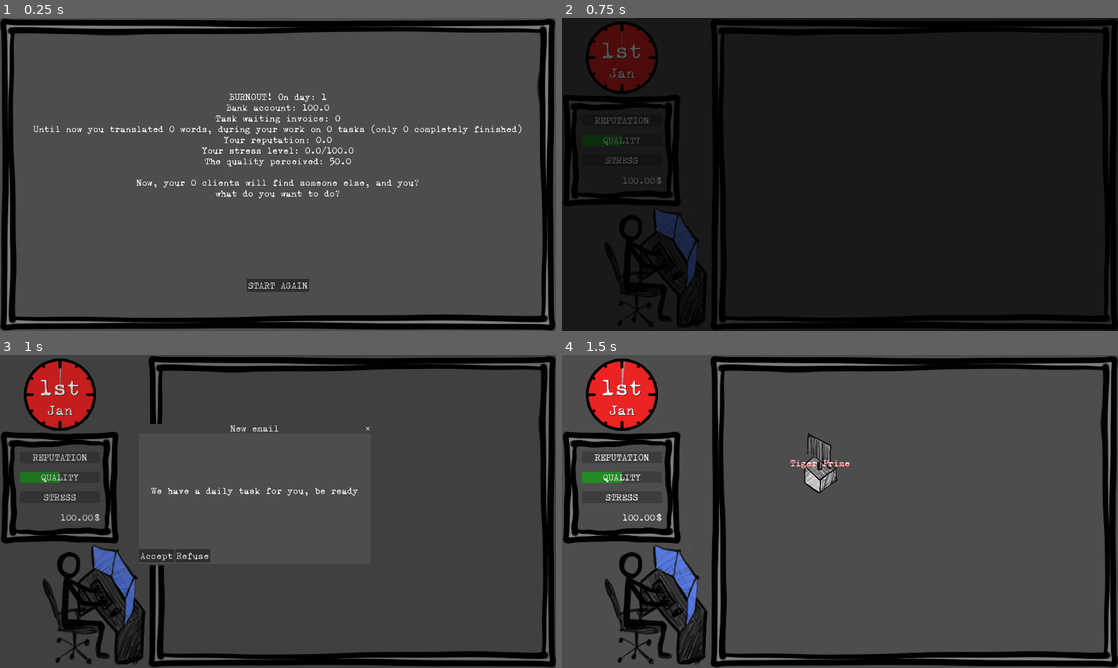
Above: before the commit, frames 1-4 (two rows, left to right).
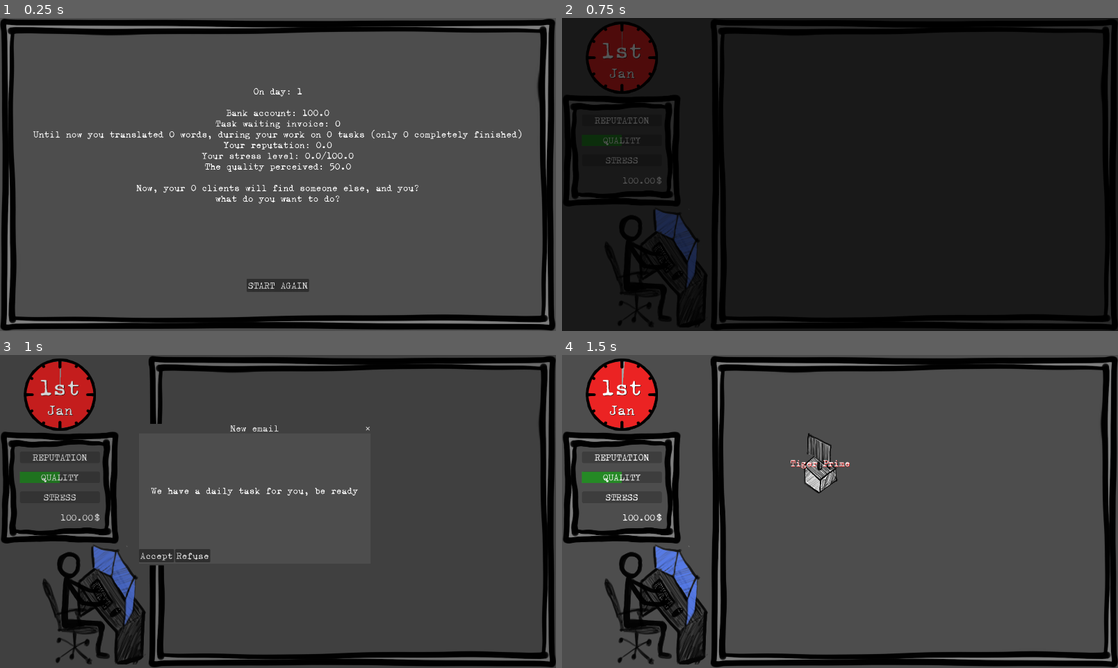
Above: after the commit, the same moments.

Repository: ildede/game-off-2025
Game: Godot game, scene res://scenes/ui/end_screen/end.tscn
Same seed, same stepped clock (60 frames per second), same inputs: the game is played once before the commit and once after it. This scene is started directly instead of the project's main scene.
Inputs:
- Up to frame 1 (0.25 s): no input
- Up to frame 2 (0.75 s): click "START AGAIN" at 0.5 s
- Up to frame 3 (1 s): no input
- Up to frame 4 (1.5 s): click "Accept" at 1.25 s

The runs differ from the first frame. In frame 1, 3.6% of the frame differs, in the area x 6-94%, y 22-60%; in frame 2, nothing differs; in frame 3, nothing differs; in frame 4, nothing differs.

Commit message:
feat: add a game over for missing money

Diff:
--- a/scenes/ui/daily_screen/daily.gd
+++ b/scenes/ui/daily_screen/daily.gd
@@ -46,8 +46,11 @@
 				bill.next_payment_day = Global.game_state.current_day + Global.until_end_of_month(Global.game_state.current_day) + bill.due_day
 				print("bill update, now bill.next_payment_day is {0}, for a due_day of {1}".format([bill.next_payment_day, bill.due_day]))
 
-	Global.update_day_count.emit(1)
-	SceneTransition.fade_to_main()
+	if Global.game_state.money < 0:
+		SceneTransition.fade_to_end()
+	else:
+		Global.update_day_count.emit(1)
+		SceneTransition.fade_to_main()
 
 func _on_pay_bills_button_pressed() -> void:
 	print("[DAILY] _on_pay_bills_button_pressed")
--- a/scenes/ui/end_screen/end.gd
+++ b/scenes/ui/end_screen/end.gd
@@ -4,11 +4,15 @@
 func _ready() -> void:
 	print("[END] _ready")
 	process_mode = Node.PROCESS_MODE_ALWAYS
-	$Panel/GridContainer/Label.text = ""
-	$Panel/GridContainer/Label.bbcode_enabled = true
-	$Panel/GridContainer/Label.append_text("[b]BURNOUT! On day: {0}[/b]".format([Global.game_state.current_day]))
+	$Panel/GridContainer/Label.text = "On day: {0}".format([Global.game_state.current_day])
 	$Panel/GridContainer/Label.newline()
-	$Panel/GridContainer/Label.append_text("[i]Bank account: {0}[/i]".format([Global.game_state.money]))
+	if Global.game_state.stress >= Config.MAX_STRESS_LEVEL:
+		$Panel/GridContainer/Label.append_text("BURNOUT! Beeing a translator is too stressfull for you.")
+	if Global.game_state.money < 0:
+		$Panel/GridContainer/Label.append_text("MONEY BURN! You also need to pay your bills you know? Maybe it's better to go and open a Library Tea House Bistrot?")
+
+	$Panel/GridContainer/Label.newline()
+	$Panel/GridContainer/Label.append_text("Bank account: {0}".format([Global.game_state.money]))
 	$Panel/GridContainer/Label.newline()
 	$Panel/GridContainer/Label.append_text("Task waiting invoice: {0}".format([Global.game_state.tasks_waiting_to_be_processed.size()]))
 	$Panel/GridContainer/Label.newline()
